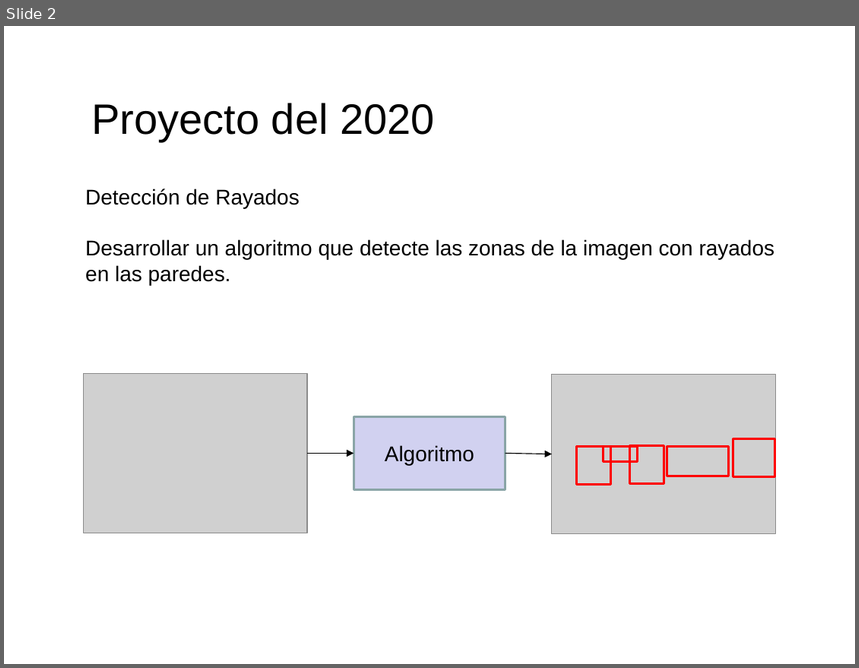
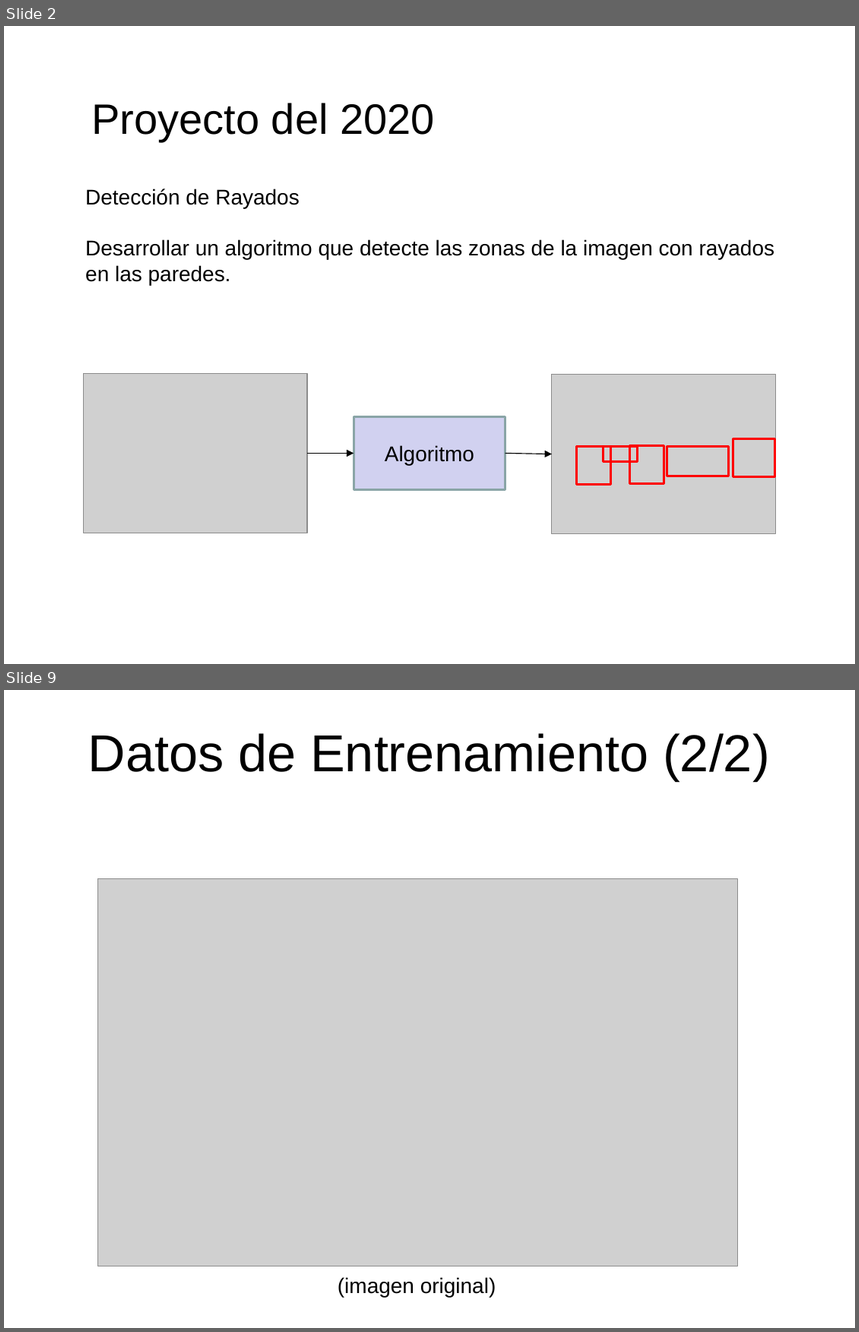
Before and after one commit to domingomery/patrones, a slide deck: clases/Cap00_Lineas_Generales/program/PAT00_Proyecto.pptx. Shown one above the other, each under a label of ours: slide 2 before the commit, slides 2 and 9 after it; the slides between them are not shown. The pictures are 859x668 and 859x1332 pixels, drawn with LibreOffice and Linux fonts; fonts in the diff are those of the drawing; grey boxes stand for pictures. Boxes give left, top, right and bottom in pixels: in the first picture for what was removed or moved away, otherwise in the second. Text is boxed around its words. In the diff, an @@ line names an element or a change of style, - is before the commit and + after.

```diff
--- a/clases/Cap00_Lineas_Generales/program/PAT00_Proyecto.pptx
+++ b/clases/Cap00_Lineas_Generales/program/PAT00_Proyecto.pptx
@@ slide 9 added at (4, 690, 855, 1328), background #FFFFFF @@
@@ title added at (88, 733, 770, 781), 44 pt, text #000000 @@
+Datos de Entrenamiento (2/2)
@@ picture added at (97, 879, 737, 1266) @@
@@ text added at (338, 1277, 496, 1297), 18 pt, text #000000 @@
+(imagen original)
```
Also in this commit, not shown: 21 other slides added, 5 other files.
